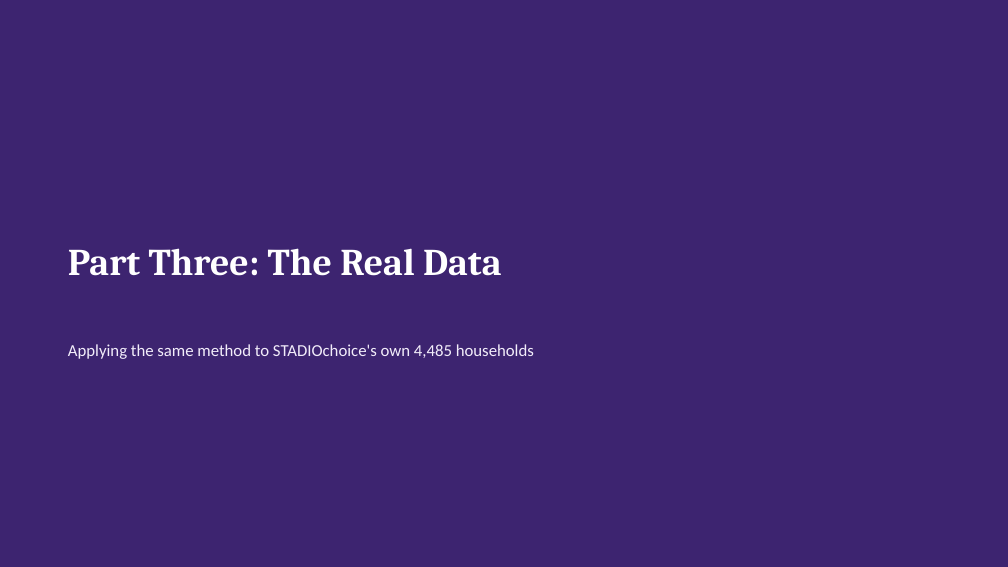
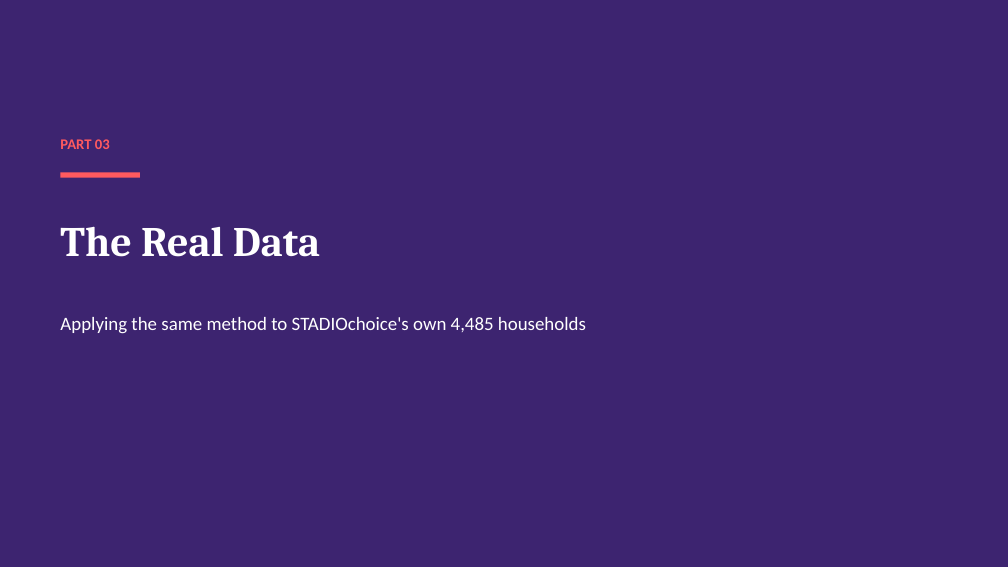
Before and after one commit to SandileJ/CAP182_SS1_SS2, a slide deck: slide 8 of SS3_PartC_Presentation.pptx. Drawn at 1008x567 pixels with LibreOffice and Linux fonts; fonts in the diff are those of the drawing. Boxes give left, top, right and bottom in pixels: in the first picture for what was removed or moved away, otherwise in the second. Text is boxed around its words. In the diff, an @@ line names an element or a change of style, - is before the commit and + after.

Commit message:
Finalize SS3 Part C slide deck layout
Manual layout and structure touch-ups in PowerPoint.

```diff
--- a/SS3_PartC_Presentation.pptx
+++ b/SS3_PartC_Presentation.pptx
@@ text added at [60, 139, 110, 149], 14 pt, text #FF5A5F, bold @@
+PART 03
@@ rectangle added at [60, 172, 140, 178], fill #FF5A5F @@
@@ title "The Real Data" at [60, 226, 320, 257]: vertical alignment top to middle @@
@@ title at [60, 226, 320, 257]: text changed; size 36 to 40 pt @@
-Part Three: The Real Data
+The Real Data
@@ text "Applying the same method to ...": place and size @@
-text "Applying the same method to ..." at [68, 344, 534, 359]
+text "Applying the same method to ..." at [60, 317, 586, 334]
@@ text "Applying the same method to ..." at [60, 317, 586, 334]: size 16 to 18 pt, text colour #F2EDFA to #FFFFFF @@
```
Also in this commit, not shown: 14 other slides changed.
